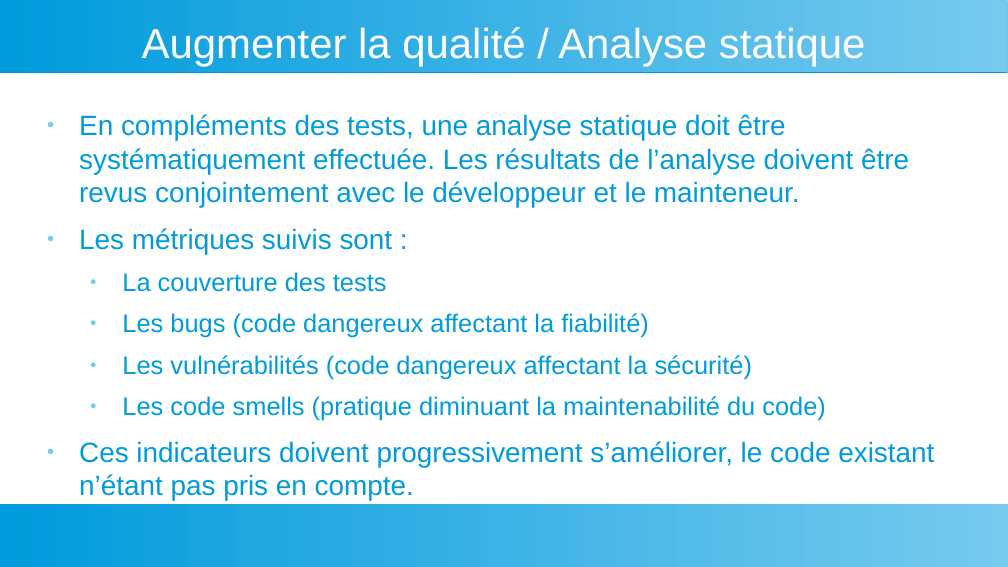
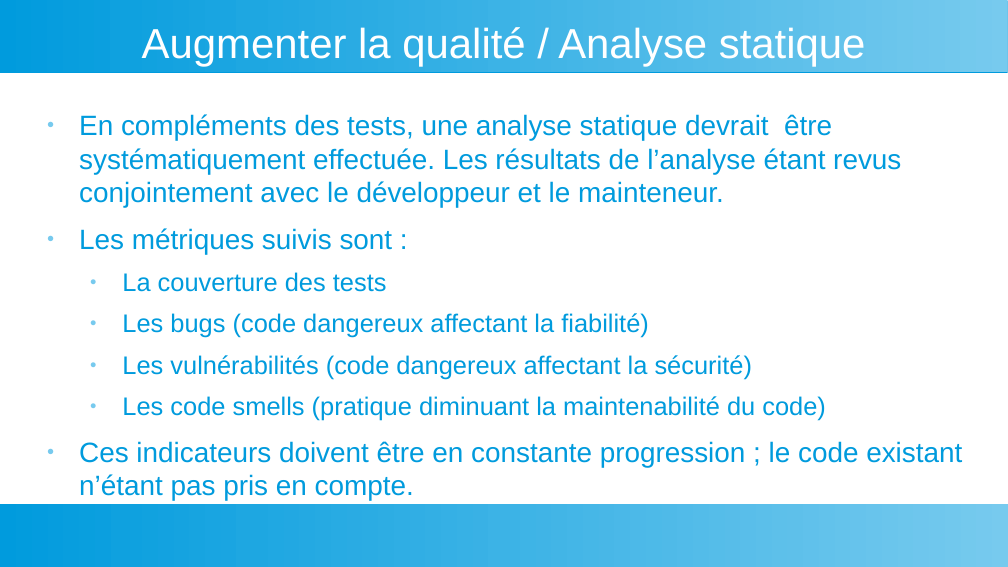
Before and after one commit to dthibau/bceao-cursus, a slide deck: slide 24 of 1_etatdeslieux/RapportAudit.odp. Drawn at 1008x567 pixels with LibreOffice and Linux fonts; fonts in the diff are those of the drawing. Boxes give left, top, right and bottom in pixels: in the first picture for what was removed or moved away, otherwise in the second. Text is boxed around its words. In the diff, an @@ line names an element or a change of style, - is before the commit and + after.

```diff
--- a/1_etatdeslieux/RapportAudit.odp
+++ b/1_etatdeslieux/RapportAudit.odp
@@ text at box(79, 114, 901, 208): text changed @@
-● En compléments des tests, une analyse statique doit être systématiquement effectuée. Les résultats de l’analyse doivent être revus conjointement avec le développeur et le mainteneur.
+● En compléments des tests, une analyse statique devrait être systématiquement effectuée. Les résultats de l’analyse étant revus conjointement avec le développeur et le mainteneur.
@@ text at box(79, 441, 962, 467): text changed @@
-● Ces indicateurs doivent progressivement s’améliorer, le code existant n’étant pas pris en compte.
+● Ces indicateurs doivent être en constante progression ; le code existant n’étant pas pris en compte.
```
Also in this commit, not shown: 17 other slides changed, 1 other file.
